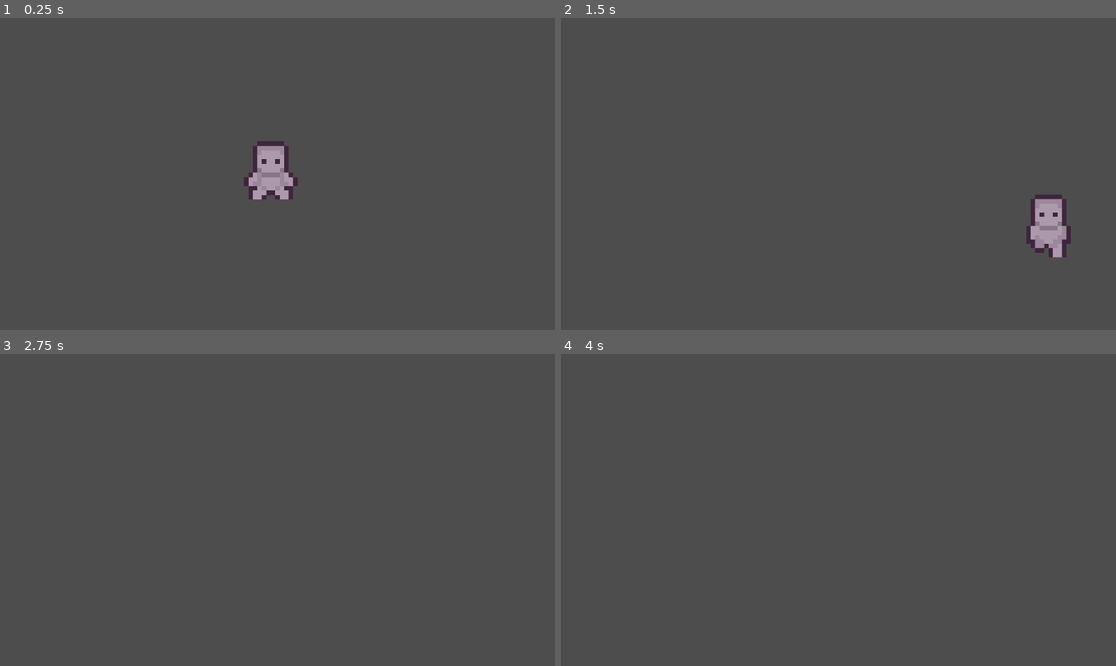
Above: before the commit, frames 1-4 (two rows, left to right).
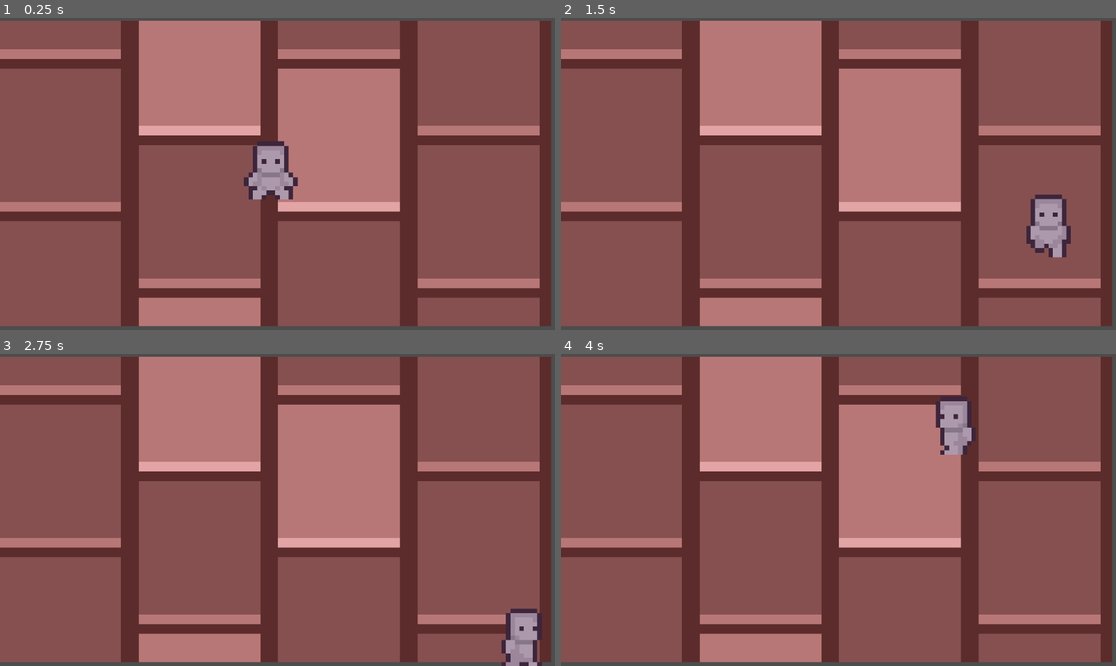
Above: after the commit, the same moments.

Repository: dddddakari/purgency
Game: Godot game, scene res://scene/game.tscn
Two runs of this game, one before a commit and one after it. Both use one fixed random seed, a clock stepped at 60 frames per second and the inputs below.
Inputs:
- Up to frame 1 (0.25 s): no input
- Up to frame 2 (1.5 s): hold Right (ui_right) 0.53-1.28 s; hold Down (ui_down) from 1.28 s (still down)
- Up to frame 3 (2.75 s): release Down (ui_down) at 2.03 s; hold Right (ui_right) from 2.03 s (still down)
- Up to frame 4 (4 s): release Right (ui_right) at 2.78 s; hold Up (ui_up) 2.78-3.53 s; hold Left (ui_left) from 3.53 s (still down)

The runs differ from the first frame. In frame 1, 96% of the frame differs, in the area x 0-100%, y 0-99%; in frame 2, 96%; in frame 3, 97%, in the area x 0-100%, y 0-100%; in frame 4, 97%.

Commit message:
test floor

Diff:
--- a/purgency-/entities/player/player.tscn
+++ b/purgency-/entities/player/player.tscn
@@ -1,6 +1,6 @@
 [gd_scene load_steps=36 format=3 uid="uid://dqm0mk3hhq2c0"]
 
-[ext_resource type="Script" uid="uid://cy136o77vv0xn" path="res://entities/player/player.gd" id="1_abrql"]
+[ext_resource type="Script" uid="uid://cy136o77vv0xn" path="res://scripts/player.gd" id="1_abrql"]
 [ext_resource type="Texture2D" uid="uid://cs0ppsqod3klo" path="res://entities/player/Prototype_Character.png" id="1_symyc"]
 
 [sub_resource type="AtlasTexture" id="AtlasTexture_abrql"]
--- a/purgency-/scene/game.tscn
+++ b/purgency-/scene/game.tscn
@@ -1,9 +1,51 @@
-[gd_scene load_steps=2 format=3 uid="uid://dj7mfq1y2obwy"]
+[gd_scene load_steps=7 format=3 uid="uid://dj7mfq1y2obwy"]
 
 [ext_resource type="PackedScene" uid="uid://dqm0mk3hhq2c0" path="res://entities/player/player.tscn" id="1_5kiuu"]
+[ext_resource type="Texture2D" uid="uid://br07bu5j8xrhq" path="res://scene/floor_house_2.png" id="1_dbls1"]
+
+[sub_resource type="WorldBoundaryShape2D" id="WorldBoundaryShape2D_dbls1"]
+normal = Vector2(0.999998, -0.0018315)
+distance = 551.562
+
+[sub_resource type="WorldBoundaryShape2D" id="WorldBoundaryShape2D_33cqm"]
+normal = Vector2(-0.999956, 0.00936631)
+
+[sub_resource type="WorldBoundaryShape2D" id="WorldBoundaryShape2D_xwcet"]
+
+[sub_resource type="WorldBoundaryShape2D" id="WorldBoundaryShape2D_p1ry8"]
+normal = Vector2(-0.00516519, 0.999987)
 
 [node name="game" type="Node2D"]
 position = Vector2(-494, -300)
+
+[node name="StaticBody2D" type="StaticBody2D" parent="."]
+position = Vector2(961, 558)
+scale = Vector2(6.03125, 3.30208)
+
+[node name="FloorHouse2" type="Sprite2D" parent="StaticBody2D"]
+position = Vector2(-3.89637, -0.151413)
+texture = ExtResource("1_dbls1")
+
+[node name="CollisionShape2D" type="CollisionShape2D" parent="StaticBody2D"]
+position = Vector2(-141.347, -3.1798)
+scale = Vector2(0.165803, 0.302839)
+shape = SubResource("WorldBoundaryShape2D_dbls1")
+debug_color = Color(0.756279, 0.635528, 0.224283, 0.42)
+
+[node name="CollisionShape2D2" type="CollisionShape2D" parent="StaticBody2D"]
+position = Vector2(41.9482, 0.302839)
+shape = SubResource("WorldBoundaryShape2D_33cqm")
+debug_color = Color(0.592416, 0.687866, 0.244597, 0.42)
+
+[node name="CollisionShape2D3" type="CollisionShape2D" parent="StaticBody2D"]
+position = Vector2(-0.497409, 48.7571)
+shape = SubResource("WorldBoundaryShape2D_xwcet")
+debug_color = Color(0.680359, 0.57328, 0.157853, 0.42)
+
+[node name="CollisionShape2D4" type="CollisionShape2D" parent="StaticBody2D"]
+position = Vector2(-8.29016, -52.0883)
+shape = SubResource("WorldBoundaryShape2D_p1ry8")
+debug_color = Color(0.615322, 0.531433, 0.212378, 0.42)
 
 [node name="Player" parent="." instance=ExtResource("1_5kiuu")]
 position = Vector2(936, 560)
--- a/purgency-/entities/player/player.gd
+++ b/purgency-/scripts/player.gd
@@ -2,6 +2,9 @@
 
 const SPEED = 300
 var current_dir = "none"
+
+func _ready():
+	$Sprite2D.play("default")
 
 func _physics_process(delta):
 	player_movement(delta)
Binary file added: purgency-/scene/floor_house_2.png
Not shown, added: purgency-/scene/floor_house_2.png.import
Renamed: purgency-/entities/player/player.gd.uid -> purgency-/scripts/player.gd.uid
